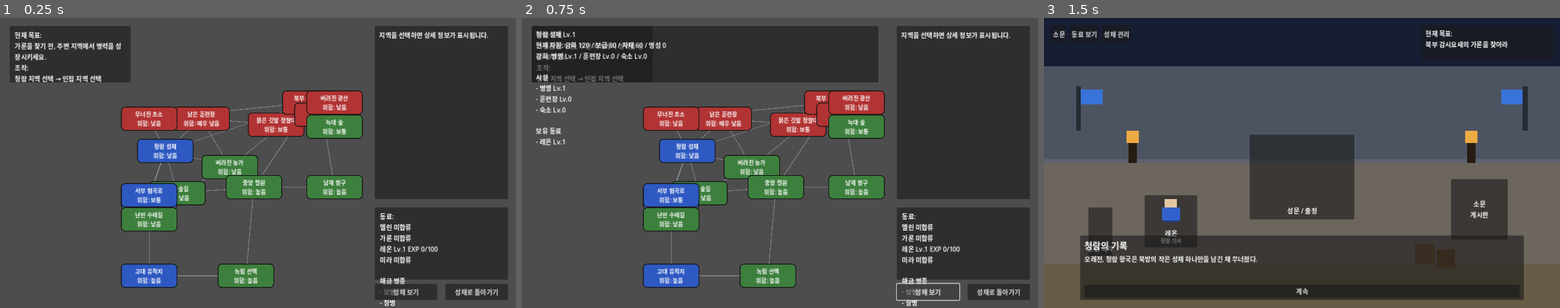
Above: before the commit, frames 1-3 (left to right).
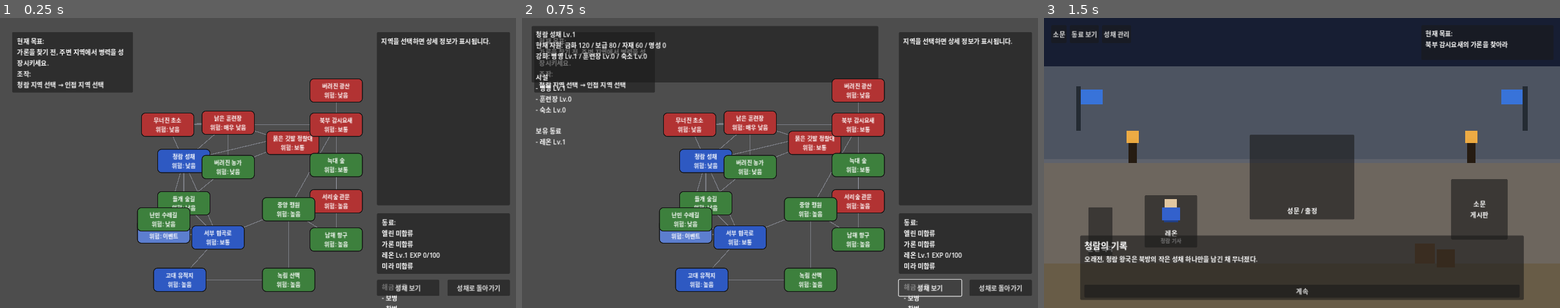
Above: after the commit, the same moments.

Repository: yogitobi31/season-of-warlords
Game: Godot game, scene res://scenes/WorldMap.tscn
Same seed, same stepped clock (60 frames per second), same inputs: the game is played once before the commit and once after it. This scene is started directly instead of the project's main scene.
Inputs:
- Up to frame 1 (0.25 s): no input
- Up to frame 2 (0.75 s): click "성채 보기" at 0.5 s
- Up to frame 3 (1.5 s): click "성채로 돌아가기" at 1.25 s

The runs differ from the first frame. In frame 1, 26% of the frame differs, in the area x 1-99%, y 2-100%; in frame 2, 25%; in frame 3, nothing differs.

Commit message:
Clean up WorldMap UI layout and region detail refresh

Diff:
--- a/scripts/RegionData.gd
+++ b/scripts/RegionData.gd
@@ -3,21 +3,21 @@
 
 static func get_regions() -> Dictionary:
 	return {
-		"r1": {"name": "청람 성채", "owner": 0, "pos": Vector2(340, 300), "adjacent": ["t1", "t2", "t3", "t4",  …(337 unchanged characters)…
-		"t1": {"name": "낡은 훈련장", "owner": 1, "pos": Vector2(430, 220), "adjacent": ["r1", "t2", "t6"], "dan …(375 unchanged characters)…
+		"r1": {"name": "청람 성채", "owner": 0, "pos": Vector2(390, 325), "adjacent": ["t1", "t2", "t3", "t4",  …(337 unchanged characters)…
+		"t1": {"name": "낡은 훈련장", "owner": 1, "pos": Vector2(500, 230), "adjacent": ["r1", "t2", "t6"], "dan …(375 unchanged characters)…
 		"t2": {"name": "버려진 농가", "owner": 2, "pos": Vector2(500, 340), "adjacent": ["r1", "t1", "t4", "r2"], "danger": "낮음",  …(318 unchanged characters)…
-		"t3": {"name": "무너진 초소", "owner": 1, "pos": Vector2(260, 220), "adjacent": ["r1", "t1", "r2"], "dang …(388 unchanged characters)…
-		"t4": {"name": "들개 숲길", "owner": 2, "pos": Vector2(370, 405), "adjacent": ["r1", "t2", "t5", "r4"], …(350 unchanged characters)…
-		"t5": {"name": "난민 야영지", "owner": 0, "pos": Vector2(245, 415), "adjacent": ["r1", "t4", "r4"], "dang …(346 unchanged characters)…
-		"t6": {"name": "붉은 깃발 정찰대", "owner": 1, "pos": Vector2(615, 235), "adjacent": ["t1", "r2"], "danger": " …(362 unchanged characters)…
-		"r2": {"name": "북부 감시요새", "owner": 1, "pos": Vector2(700, 145), "adjacent": ["r1", "t2", "t3", "t6", …(413 unchanged characters)…
-		"r3": {"name": "서리숲 관문", "owner": 1, "pos": Vector2(730, 210), "adjacent": ["r2", "r6", "s3"], "dang …(211 unchanged characters)…
-		"r4": {"name": "서부 협곡로", "owner": 0, "pos": Vector2(290, 410), "adjacent": ["r1", "t4", "t5", "r5",  …(216 unchanged characters)…
-		"r5": {"name": "중앙 평원", "owner": 2, "pos": Vector2(560, 390), "adjacent": ["r2", "r4", "r6", "r8"], …(225 unchanged characters)…
-		"r6": {"name": "남해 항구", "owner": 2, "pos": Vector2(760, 390), "adjacent": ["r3", "r5"], "danger":  …(202 unchanged characters)…
-		"r7": {"name": "고대 유적지", "owner": 0, "pos": Vector2(240, 610), "adjacent": ["r4", "r8"], "danger":  …(265 unchanged characters)…
-		"r8": {"name": "녹림 산맥", "owner": 2, "pos": Vector2(540, 610), "adjacent": ["r5", "r7"], "danger":  …(226 unchanged characters)…
-		"s1": {"name": "버려진 광산", "owner": 1, "pos": Vector2(825, 65), "adjacent": ["r2"], "danger": "낮음", "recommended": "기본 병력", "encounter_type": "bandit", "expected_enemy_classes": ["infantry"], "reward": {"gold": 30, "supplies": 12, "materials": 55, "renown": 2, "companion_exp": 20}},
+		"t3": {"name": "무너진 초소", "owner": 1, "pos": Vector2(350, 235), "adjacent": ["r1", "t1", "r2"], "dang …(388 unchanged characters)…
+		"t4": {"name": "들개 숲길", "owner": 2, "pos": Vector2(390, 430), "adjacent": ["r1", "t2", "t5", "r4"], …(350 unchanged characters)…
+		"t5": {"name": "난민 야영지", "owner": 0, "pos": Vector2(310, 500), "adjacent": ["r1", "t4", "r4"], "dang …(346 unchanged characters)…
+		"t6": {"name": "붉은 깃발 정찰대", "owner": 1, "pos": Vector2(660, 280), "adjacent": ["t1", "r2"], "danger": " …(362 unchanged characters)…
+		"r2": {"name": "북부 감시요새", "owner": 1, "pos": Vector2(780, 235), "adjacent": ["r1", "t2", "t3", "t6", …(413 unchanged characters)…
+		"r3": {"name": "서리숲 관문", "owner": 1, "pos": Vector2(820, 425), "adjacent": ["r2", "r6", "s3"], "dang …(211 unchanged characters)…
+		"r4": {"name": "서부 협곡로", "owner": 0, "pos": Vector2(475, 515), "adjacent": ["r1", "t4", "t5", "r5",  …(216 unchanged characters)…
+		"r5": {"name": "중앙 평원", "owner": 2, "pos": Vector2(650, 445), "adjacent": ["r2", "r4", "r6", "r8"], …(225 unchanged characters)…
+		"r6": {"name": "남해 항구", "owner": 2, "pos": Vector2(810, 520), "adjacent": ["r3", "r5"], "danger":  …(202 unchanged characters)…
+		"r7": {"name": "고대 유적지", "owner": 0, "pos": Vector2(380, 640), "adjacent": ["r4", "r8"], "danger":  …(265 unchanged characters)…
+		"r8": {"name": "녹림 산맥", "owner": 2, "pos": Vector2(650, 640), "adjacent": ["r5", "r7"], "danger":  …(226 unchanged characters)…
+		"s1": {"name": "버려진 광산", "owner": 1, "pos": Vector2(815, 150), "adjacent": ["r2"], "danger": "낮음", "recommended": "기본 병력", "encounter_type": "bandit", "expected_enemy_classes": ["infantry"], "reward": {"gold": 30, "supplies": 12, "materials": 55, "renown": 2, "companion_exp": 20}},
 		"s2": {"name": "난민 수레길", "owner": 2, "pos": Vector2(120, 470), "adjacent": ["r4"], "danger": "낮음", "recommended": "숙소 Lv.1", "encounter_type": "quest", "expected_enemy_classes": ["infantry"], "reward": {"gold": 35, "supplies": 16, "materials": 12, "renown": 18, "companion_exp": 22}},
-		"s3": {"name": "늑대 숲", "owner": 2, "pos": Vector2(800, 240), "adjacent": ["r3"], "danger": "보통", "recommended": "훈련장 Lv.1", "encounter_type": "beast", "expected_enemy_classes": ["cavalry", "infantry"], "reward": {"gold": 85, "supplies": 20, "materials": 16, "renown": 6, "companion_exp": 34}}
+		"s3": {"name": "늑대 숲", "owner": 2, "pos": Vector2(840, 335), "adjacent": ["r3"], "danger": "보통", "recommended": "훈련장 Lv.1", "encounter_type": "beast", "expected_enemy_classes": ["cavalry", "infantry"], "reward": {"gold": 85, "supplies": 20, "materials": 16, "renown": 6, "companion_exp": 34}}
 	}
--- a/scripts/RegionNode.gd
+++ b/scripts/RegionNode.gd
@@ -8,7 +8,7 @@
 @export var owner_faction: int = 0
 @export var adjacent_regions: Array = []
 
-const REGION_SIZE := Vector2(140, 60)
+const REGION_SIZE := Vector2(132, 60)
 
 var is_selected: bool = false
 var is_attackable: bool = false
@@ -78,10 +78,10 @@
 	var border_width: int = 2
 	if is_selected:
 		border_color = Color(1.0, 0.95, 0.1)
-		border_width = 6
+		border_width = 4
 	elif is_attackable:
 		border_color = Color(1.0, 0.65, 0.0)
-		border_width = 5
+		border_width = 4
 
 	if is_rumor_target:
 		border_color = Color(1.0, 0.9, 0.2)
--- a/scripts/WorldMap.gd
+++ b/scripts/WorldMap.gd
@@ -1,14 +1,14 @@
 extends Node2D
 
-const OBJECTIVE_PANEL_POS: Vector2 = Vector2(24, 20)
-const OBJECTIVE_PANEL_SIZE: Vector2 = Vector2(300, 140)
-const DETAIL_PANEL_POS: Vector2 = Vector2(930, 20)
+const OBJECTIVE_PANEL_POS: Vector2 = Vector2(30, 35)
+const OBJECTIVE_PANEL_SIZE: Vector2 = Vector2(300, 150)
+const DETAIL_PANEL_POS: Vector2 = Vector2(935, 35)
 const DETAIL_PANEL_SIZE: Vector2 = Vector2(330, 430)
-const COMPANION_PANEL_POS: Vector2 = Vector2(930, 470)
-const COMPANION_PANEL_SIZE: Vector2 = Vector2(330, 180)
-const MAP_AREA_POS: Vector2 = Vector2(300, 180)
-const MAP_AREA_SIZE: Vector2 = Vector2(600, 500)
-const REGION_SIZE: Vector2 = Vector2(140, 60)
+const COMPANION_PANEL_POS: Vector2 = Vector2(935, 485)
+const COMPANION_PANEL_SIZE: Vector2 = Vector2(330, 150)
+const MAP_AREA_POS: Vector2 = Vector2(340, 120)
+const MAP_AREA_SIZE: Vector2 = Vector2(560, 560)
+const REGION_SIZE: Vector2 = Vector2(132, 60)
 
 var region_nodes: Dictionary = {}
 var info_label: Label
@@ -76,20 +76,20 @@
 
 	companions_label = Label.new()
 	companions_label.position = Vector2(12, 10)
-	companions_label.size = Vector2(306, 160)
+	companions_label.size = Vector2(306, 130)
 	companions_label.autowrap_mode = TextServer.AUTOWRAP_WORD_SMART
 	status_panel.add_child(companions_label)
 
 	fortress_button = Button.new()
 	fortress_button.text = "성채 보기"
-	fortress_button.position = Vector2(930, 660)
+	fortress_button.position = Vector2(935, 650)
 	fortress_button.size = Vector2(155, 40)
 	fortress_button.pressed.connect(_on_fortress_button_pressed)
 	add_child(fortress_button)
 
 	return_button = Button.new()
 	return_button.text = "성채로 돌아가기"
-	return_button.position = Vector2(1105, 660)
+	return_button.position = Vector2(1110, 650)
 	return_button.size = Vector2(155, 40)
 	return_button.pressed.connect(_on_return_button_pressed)
 	add_child(return_button)
@@ -316,6 +316,7 @@
 	refresh_story_event_panel()
 
 func _on_region_clicked(region_id: String) -> void:
+	refresh_region_detail_panel(region_id)
 	var region_owner: int = GameState.get_region_owner(region_id)
 	var region_data: Dictionary = GameState.regions.get(region_id, {})
 	var danger_text: String = str(region_data.get("danger", "보통"))
@@ -332,7 +333,6 @@
 		select_hint += "\n보상 성격: %s" % focus_text
 	if suggested_use_text != "":
 		select_hint += "\n활용 팁: %s" % suggested_use_text
-	region_detail_label.text = _format_region_detail(region_id, region_data, reward_text, enemy_class_preview)
 	if GameState.has_pending_story_event():
 		info_label.text = "진행 중인 동료 이벤트를 먼저 선택하세요."
 		refresh_regions()
@@ -368,6 +368,12 @@
 	GameState.set_battle_context(GameState.selected_region_id, region_id)
 	info_label.text = "공격 대상: %s\n%s" % [GameState.get_region_name(region_id), select_hint]
 	get_tree().change_scene_to_file("res://scenes/Battle.tscn")
+
+func refresh_region_detail_panel(region_id: String) -> void:
+	var region_data: Dictionary = GameState.regions.get(region_id, {})
+	var enemy_preview: String = _format_expected_enemy_classes(region_data)
+	var reward_text: String = GameState.format_reward_text(region_data.get("reward", {}))
+	region_detail_label.text = _format_region_detail(region_id, region_data, reward_text, enemy_preview)
 
 func _on_fortress_button_pressed() -> void:
 	fortress_panel.visible = not fortress_panel.visible
